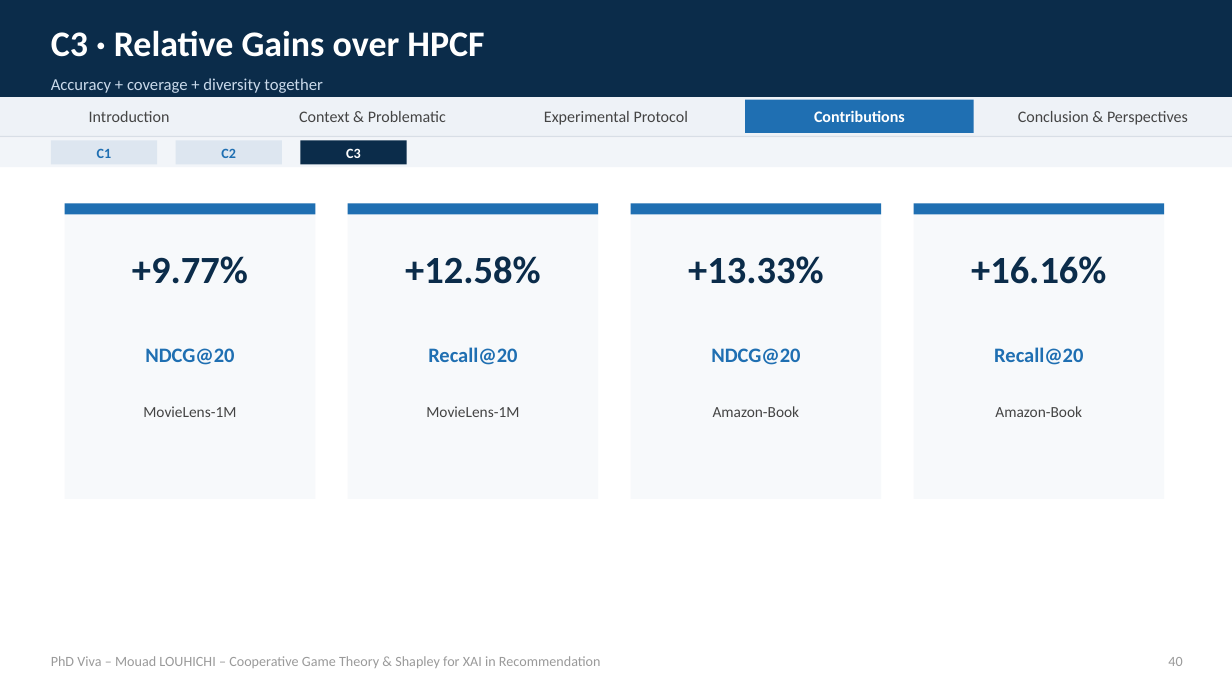
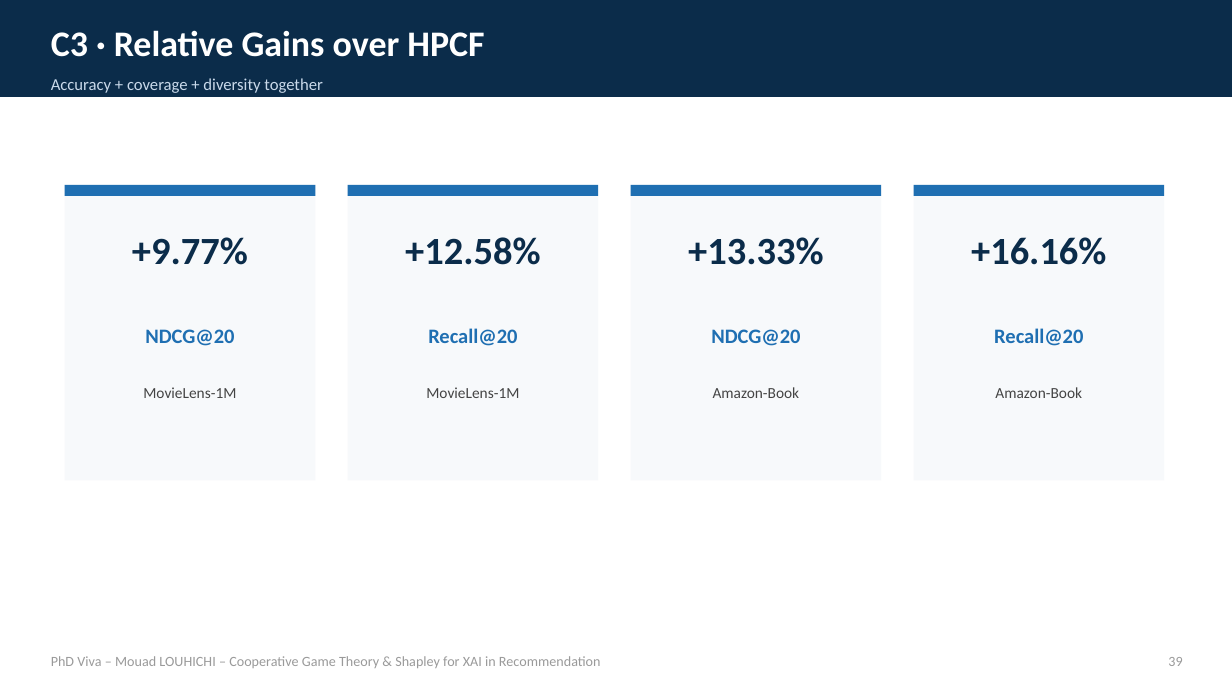
Before and after one commit to mouadlouhichi/phd-prep, a slide deck: slide 46 of viva/MOUAD_LOUHICHI_VIVA.pptx (slide 47 before the commit). Drawn at 1232x693 pixels with LibreOffice and Linux fonts; fonts in the diff are those of the drawing. Boxes give left, top, right and bottom in pixels: in the first picture for what was removed or moved away, otherwise in the second. Text is boxed around its words. In the diff, an @@ line names an element or a change of style, - is before the commit and + after.

```diff
--- a/viva/MOUAD_LOUHICHI_VIVA.pptx
+++ b/viva/MOUAD_LOUHICHI_VIVA.pptx
@@ rectangle removed at [0, 97, 1232, 136] @@
@@ text removed at [89, 111, 170, 122] @@
-Introduction
@@ text removed at [299, 111, 446, 122] @@
-Context & Problematic
@@ text removed at [544, 111, 688, 125] @@
-Experimental Protocol
@@ rectangle removed at [745, 100, 973, 133] @@
@@ text removed at [814, 110, 905, 122] @@
-Contributions
@@ text removed at [1018, 111, 1188, 125] @@
-Conclusion & Perspectives
@@ rectangle removed at [0, 136, 1232, 138] @@
@@ rectangle removed at [0, 138, 1232, 167] @@
@@ rectangle removed at [51, 140, 157, 165] @@
@@ text removed at [97, 148, 112, 158] @@
-C1
@@ rectangle removed at [176, 140, 282, 165] @@
@@ text removed at [221, 148, 236, 158] @@
-C2
@@ rectangle removed at [300, 140, 407, 165] @@
@@ text removed at [346, 148, 361, 158] @@
-C3
@@ rectangle: place and size @@
-rectangle at [914, 203, 1165, 499]
+rectangle at [65, 185, 315, 481]
@@ rectangle: place and size @@
-rectangle at [914, 203, 1165, 214]
+rectangle at [65, 185, 315, 196]
@@ 12 texts, 4 rectangles: place and size @@
-12 texts, 4 rectangles at [132, 203, 1106, 499]
+12 texts, 4 rectangles at [132, 185, 1106, 481]
@@ rectangle: place and size @@
-rectangle at [65, 203, 315, 499]
+rectangle at [914, 185, 1165, 481]
@@ rectangle: place and size @@
-rectangle at [65, 203, 315, 214]
+rectangle at [914, 185, 1165, 196]
@@ text at [1168, 657, 1182, 666]: text changed @@
-40
+39
```
Also in this commit, not shown: 49 other slides changed, 2 slides removed, 3 other files.
